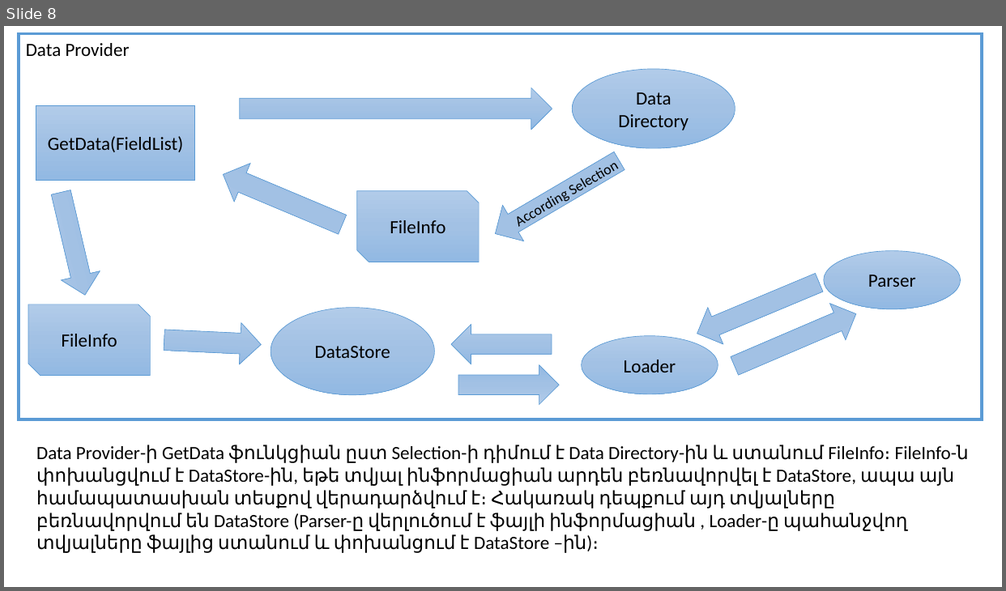
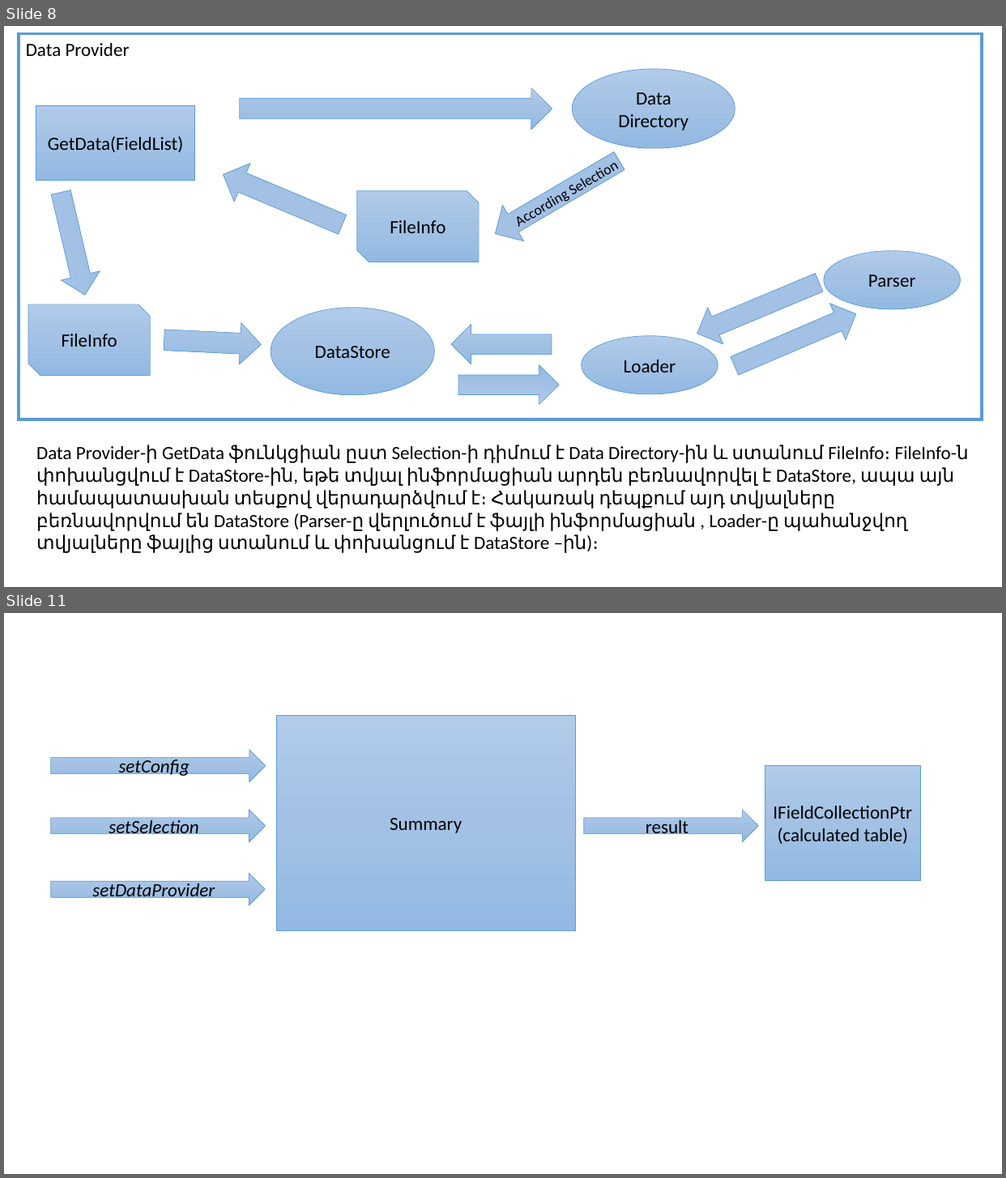
Before and after one commit to Mesrop-Gevorgyan/ATRChipset, a slide deck: Doc/Architecture_slide.pptx. Shown one above the other, each under a label of ours: slide 8 before the commit, slides 8 and 11 after it; the slides between them are not shown. The pictures are 1006x591 and 1006x1178 pixels, drawn with LibreOffice and Linux fonts; fonts in the diff are those of the drawing. Boxes give left, top, right and bottom in pixels: in the first picture for what was removed or moved away, otherwise in the second. Text is boxed around its words. In the diff, an @@ line names an element or a change of style, - is before the commit and + after.

```diff
--- a/Doc/Architecture_slide.pptx
+++ b/Doc/Architecture_slide.pptx
@@ slide 11 added at <box>4,613,1002,1174</box>, background #FFFFFF @@
@@ rectangle added at <box>276,715,575,931</box>, fill gradient #B1CBE9 to #A3C1E5 to #93B9E4, outline #5B9BD5 0.5 pt, 18 pt, text #000000 @@
+Summary
@@ right arrow added at <box>50,750,266,782</box>, fill gradient #B1CBE9 to #A3C1E5 to #93B9E4, outline #5B9BD5 0.5 pt, 18 pt, text #000000, italic @@
+setConfig
@@ rectangle added at <box>765,766,921,880</box>, fill gradient #B1CBE9 to #A3C1E5 to #93B9E4, outline #5B9BD5 0.5 pt, 18 pt, text #000000 @@
+IFieldCollectionPtr
+(calculated table)
@@ right arrow added at <box>51,810,266,842</box>, fill gradient #B1CBE9 to #A3C1E5 to #93B9E4, outline #5B9BD5 0.5 pt, 18 pt, text #000000, italic @@
+setSelection
@@ right arrow added at <box>584,810,759,842</box>, fill gradient #B1CBE9 to #A3C1E5 to #93B9E4, outline #5B9BD5 0.5 pt, 18 pt, text #000000 @@
+result
@@ right arrow added at <box>50,874,265,905</box>, fill gradient #B1CBE9 to #A3C1E5 to #93B9E4, outline #5B9BD5 0.5 pt, 18 pt, text #000000, italic @@
+setDataProvider
```
Also in this commit, not shown: 3 other slides added.
